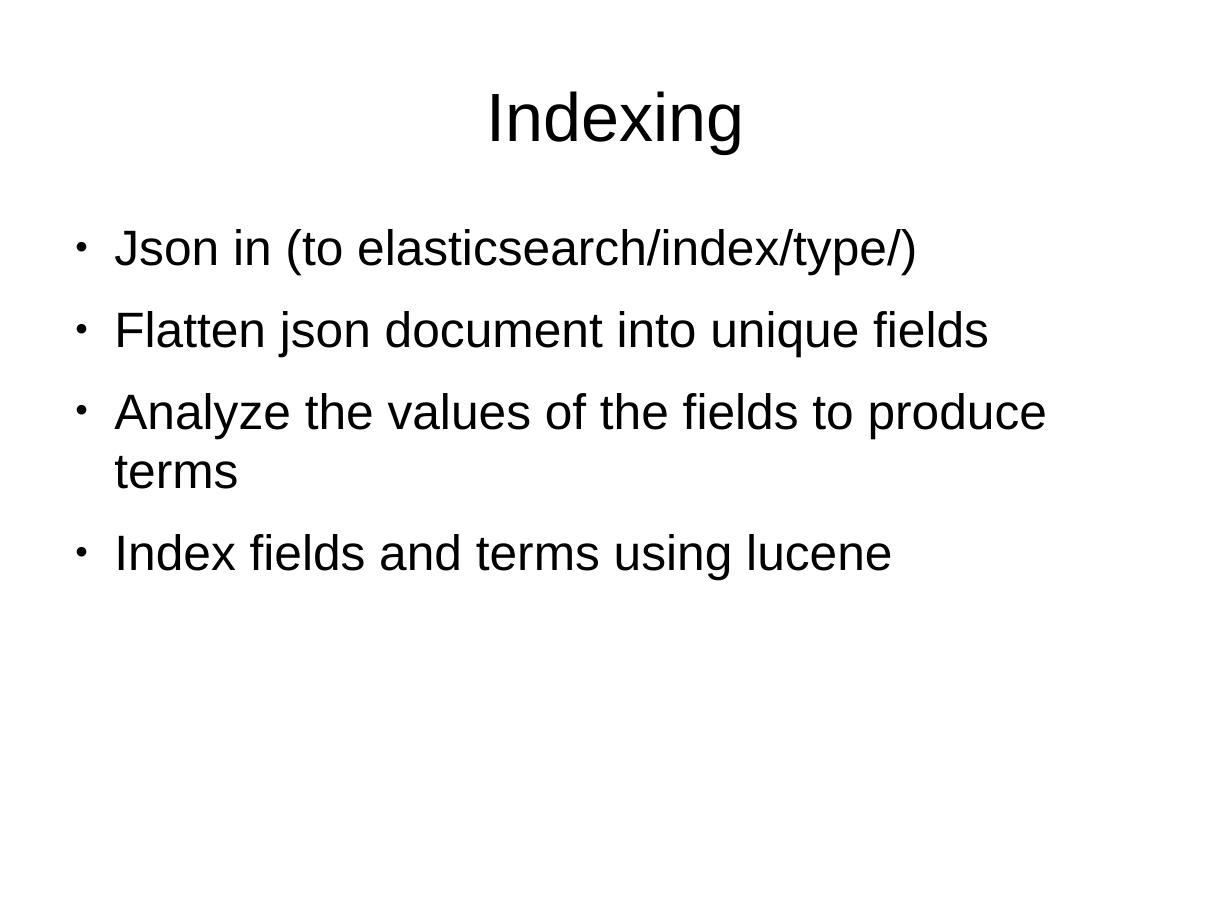
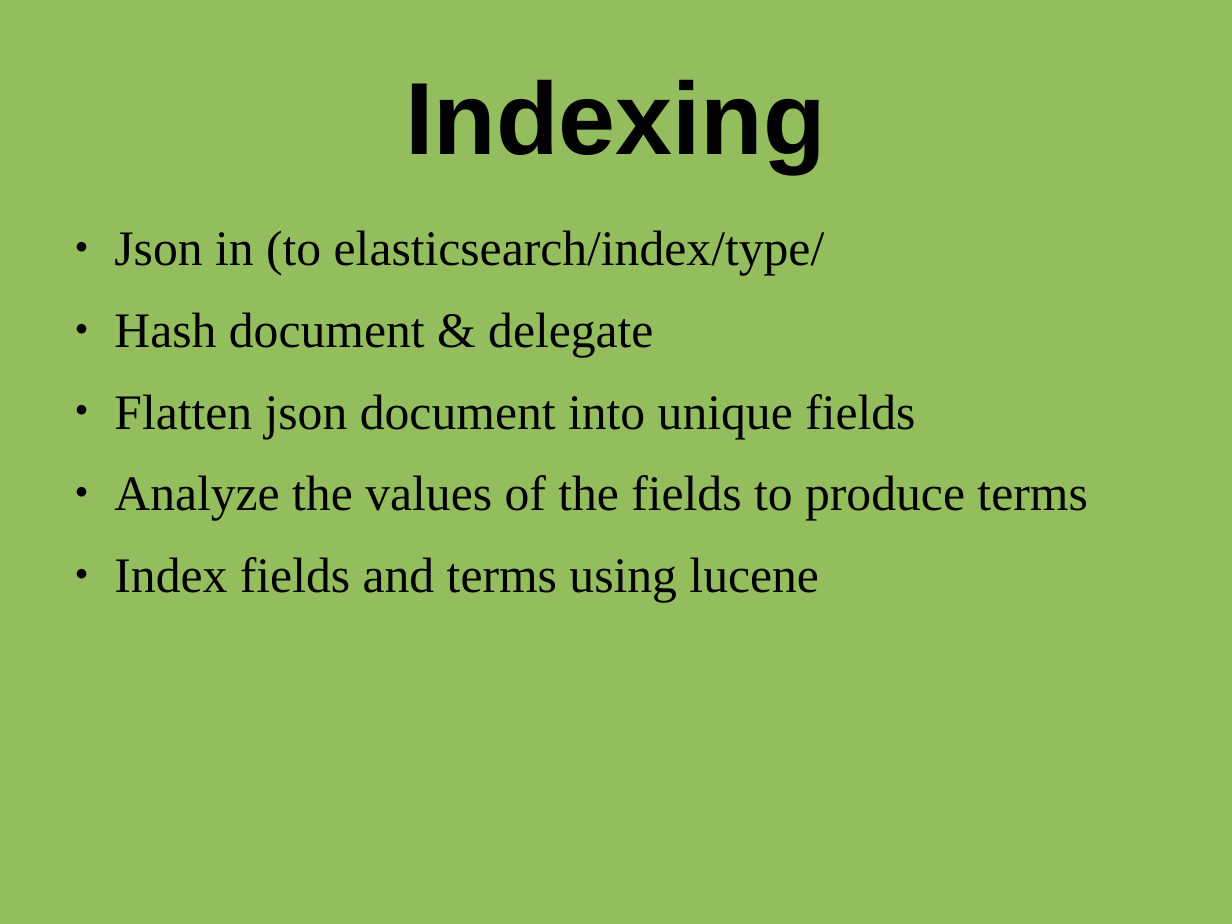
Before and after one commit to james1ewis/ElasticsearchForDBAs, a slide deck: slide 12 of Elasticsearch.odp (slide 13 before the commit). Drawn at 1232x924 pixels with LibreOffice and Linux fonts; fonts in the diff are those of the drawing. Boxes give left, top, right and bottom in pixels: in the first picture for what was removed or moved away, otherwise in the second. Text is boxed around its words. In the diff, an @@ line names an element or a change of style, - is before the commit and + after.

Commit message:
changed colour, added image, changed fonts

```diff
--- a/Elasticsearch.odp
+++ b/Elasticsearch.odp
@@ background #FFFFFF to #94BD5E @@
@@ title "Indexing" at <box>405,79,826,173</box>: size 44 to 66 pt, bold on @@
@@ text at <box>114,230,825,357</box>: text changed; font Arial to Times New Roman @@
-● Json in (to elasticsearch/index/type/)
+● Json in (to elasticsearch/index/type/
+● Hash document & delegate
@@ text at <box>114,394,1087,602</box>: font Arial to Times New Roman in "Flatten json document into unique fields", "Analyze the values of the fields to ...", "Index fields and terms using lucene" @@
```
Also in this commit, not shown: 14 other slides changed, 1 slide added, 1 slide removed.
